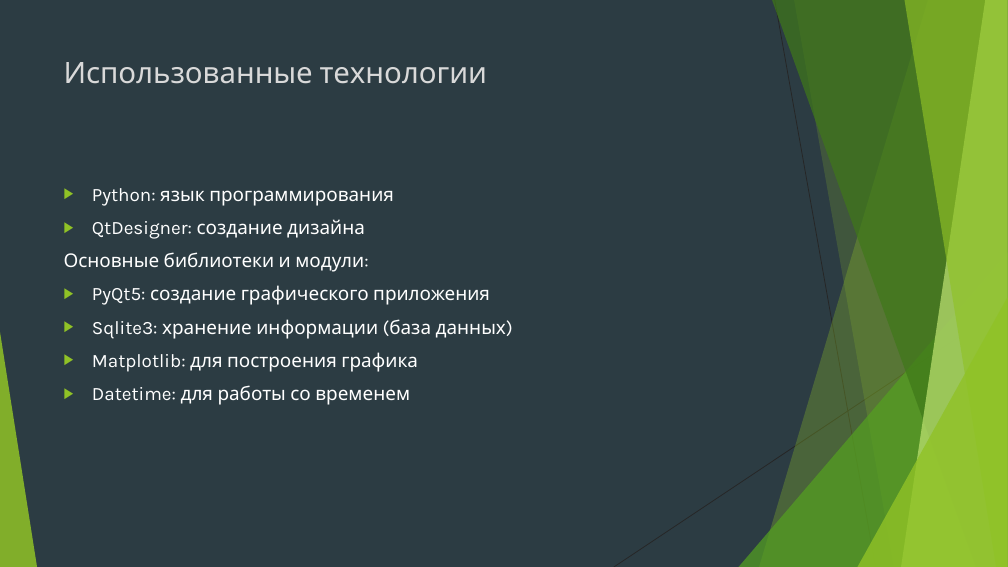
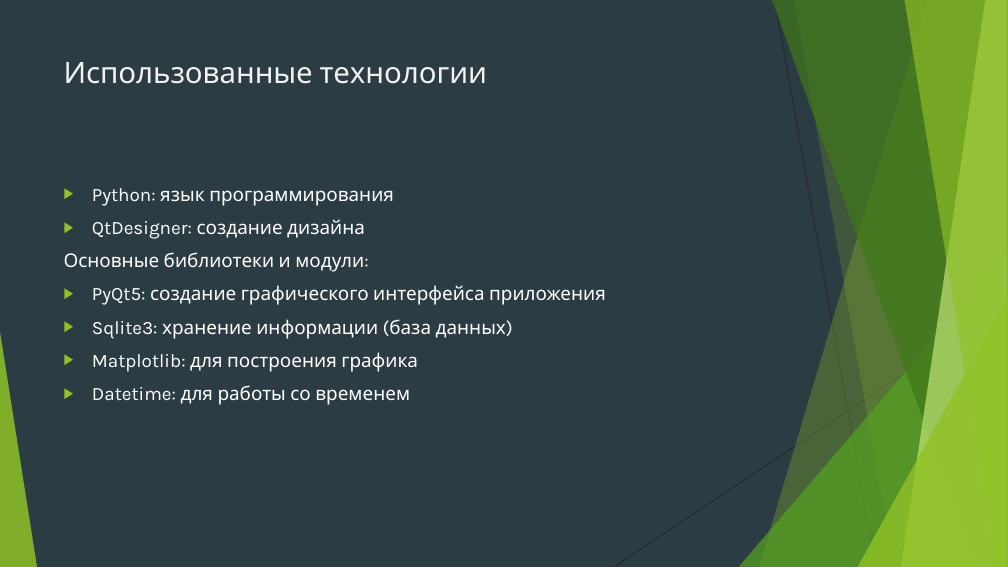
Before and after one commit to BorislavTimoshin/TaskCompletionDiary, a slide deck: slide 4 of description_project/Презентация.pptx (slide 5 before the commit). Drawn at 1008x567 pixels with LibreOffice and Linux fonts; fonts in the diff are those of the drawing. Boxes give left, top, right and bottom in pixels: in the first picture for what was removed or moved away, otherwise in the second. Text is boxed around its words. In the diff, an @@ line names an element or a change of style, - is before the commit and + after.

```diff
--- a/description_project/Презентация.pptx
+++ b/description_project/Презентация.pptx
@@ title "Использованные технологии" at (x1=64, y1=62, x2=487, y2=84): text colour #D9D9D9 to #F2F2F2 @@
@@ text at (x1=92, y1=285, x2=606, y2=305): text changed @@
-▶ PyQt5: создание графического приложения
+▶ PyQt5: создание графического интерфейса приложения
```
Also in this commit, not shown: 6 other slides changed, 1 slide added, 2 slides removed, 5 other files.
